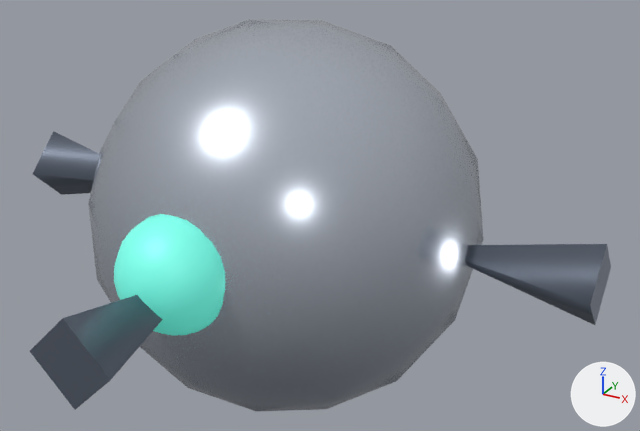
The glTF model client/public/models/chrome_sentry.glb: old version first, new version second.
Rendered twice from a 50 mm lens placed at (1.296, -2.149, 2.102), pointed at (0.088, 0.048, 1.004). Every picture has the same lights, and +X, +Y and +Z are marked at lower right. The first picture is the older version. Where no turn or scale is listed for an object, it has been applied to the vertices.

Before the edit, the objects in view are built like this:
```python
mat_material_1 = principled_material('Material_1')
mat_material_1.base_color = (0.216, 0.871, 0.745)  # cyan #80f0e0
mat_material_1.metallic = 0.1
mat_material_1.emission_color = (0.0232, 0.254, 0.195)  # cyan #2a8a7a
mat_material_1.emission_strength = 1.0
me_mesh_0 = bpy.data.meshes.new('Mesh_0')
me_mesh_0.from_pydata(...)  # 92 vertices, 180 faces; spans x -0.588..0.588, y -0.588..0.588, z -0.588..0.588
me_mesh_0.materials.append(mat_material_0)  # light grey #c6cdd8
me_mesh_1 = bpy.data.meshes.new('Mesh_1')
me_mesh_1.from_pydata(...)  # 204 vertices, 352 faces; spans x -0.16..0.16, y -0.16..0.16, z -0.16..0.16
me_mesh_1.materials.append(mat_material_1)  # cyan #80f0e0, glowing cyan #2a8a7a
me_mesh_2 = bpy.data.meshes.new('Mesh_2')
me_mesh_2.from_pydata([(-0.25, 0.0, 0.0), (0.25, -0.12, 0.0), (0.25, 0.0, 0.12), (0.25, 0.12, 0.0), (0.25, 0.0, -0.12), (0.25, -0.12, 0.0), (0.25, 0.0, 0.0)], [], [(1, 2, 0), (2, 3, 0), (3, 4, 0), (4, 5, 0), (2, 1, 6), (3, 2, 6), (4, 3, 6), (5, 4, 6)])
me_mesh_2.materials.append(mat_material_2)  # greyish blue #6a7280
ob_core = bpy.data.objects.new('core', me_mesh_0)
ob_core.location = (0.0, 0.0, 1.005)
ob_mesh_1 = bpy.data.objects.new('Mesh_1', me_mesh_1)
ob_mesh_1.location = (0.0, -0.55, 1.055)
ob_mesh_2 = bpy.data.objects.new('Mesh_2', me_mesh_2)
ob_mesh_2.location = (0.7, 0.0, 1.005)
# also in view: 'Mesh_3' at (0.0, -0.7, 1.005); 'Mesh_4' at (-0.7, 0.0, 1.005)
```
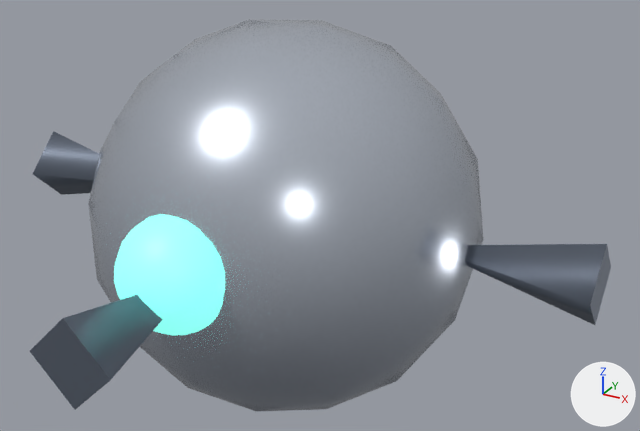
Pixel boxes (x1, y1, x2, y2) of what changed, in the pictures (640 x 431 px):
'Mesh_1', recoloured
    both: (114, 214, 225, 336)

The change, as a list of edits to the scene's bpy script:
```text
Change mat_material_1:
    mat_material_1.emission_color: (0.0232, 0.254, 0.195) -> (0.216, 0.871, 0.745)  # cyan #2a8a7a -> cyan #80f0e0
```
